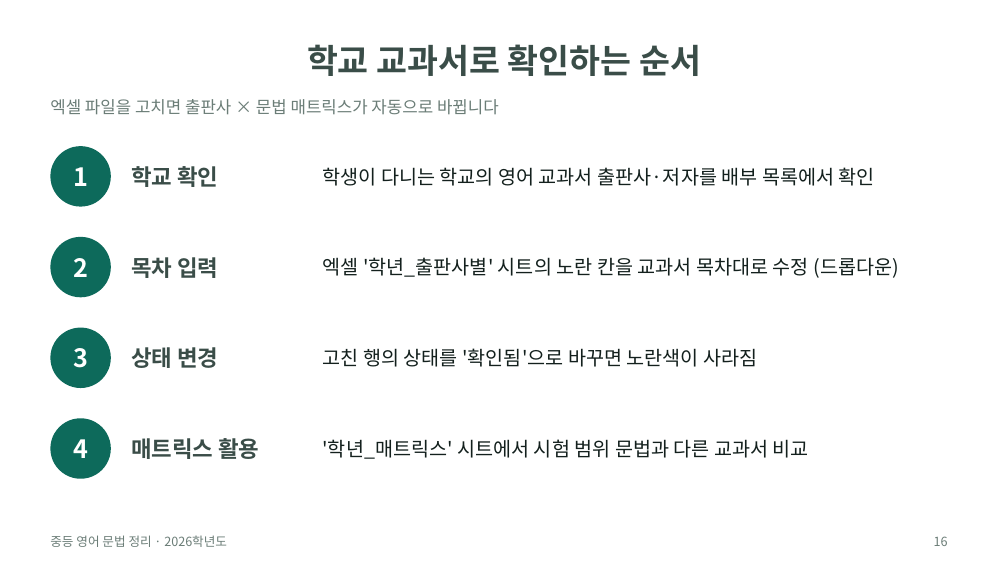
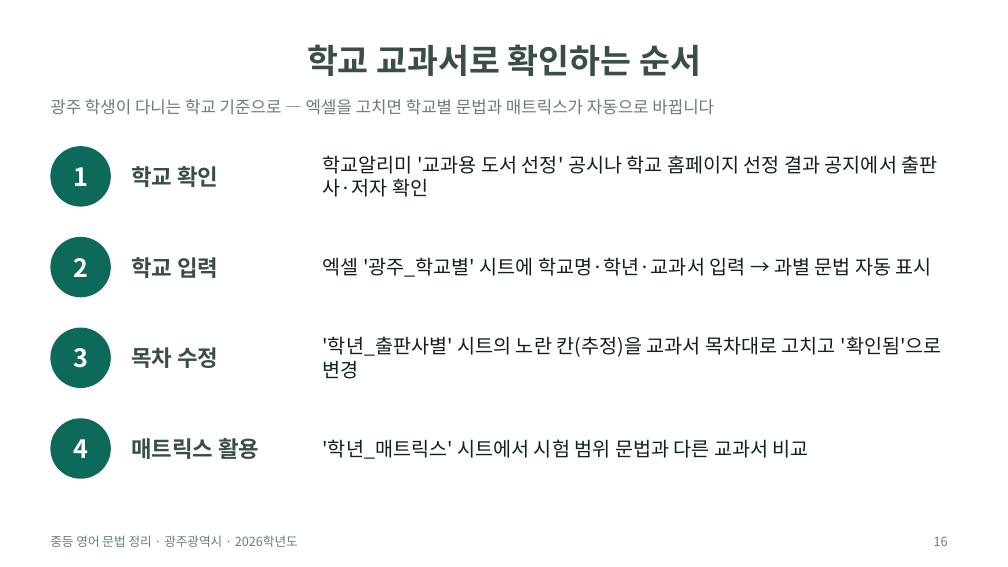
Before and after one commit to isaclina/izzie-English, a slide deck: slide 16 of output/중등_학년별_출판사별_문법정리.pptx. Drawn at 1008x567 pixels with LibreOffice and Linux fonts; fonts in the diff are those of the drawing. Boxes give left, top, right and bottom in pixels: in the first picture for what was removed or moved away, otherwise in the second. Text is boxed around its words. In the diff, an @@ line names an element or a change of style, - is before the commit and + after.

```diff
--- a/output/중등_학년별_출판사별_문법정리.pptx
+++ b/output/중등_학년별_출판사별_문법정리.pptx
@@ text at (50,99,714,115): text changed @@
-엑셀 파일을 고치면 출판사 × 문법 매트릭스가 자동으로 바뀝니다
+광주 학생이 다니는 학교 기준으로 — 엑셀을 고치면 학교별 문법과 매트릭스가 자동으로 바뀝니다
@@ text at (323,155,938,197): text changed @@
-학생이 다니는 학교의 영어 교과서 출판사·저자를 배부 목록에서 확인
+학교알리미 '교과용 도서 선정' 공시나 학교 홈페이지 선정 결과 공지에서 출판사·저자 확인
@@ text at (131,257,218,278): text changed @@
-목차 입력
+학교 입력
@@ text at (323,257,932,277): text changed @@
-엑셀 '학년_출판사별' 시트의 노란 칸을 교과서 목차대로 수정 (드롭다운)
+엑셀 '광주_학교별' 시트에 학교명·학년·교과서 입력 → 과별 문법 자동 표시
@@ text at (131,347,218,368): text changed @@
-상태 변경
+목차 수정
@@ text at (323,336,942,379): text changed @@
-고친 행의 상태를 '확인됨'으로 바꾸면 노란색이 사라짐
+'학년_출판사별' 시트의 노란 칸(추정)을 교과서 목차대로 고치고 '확인됨'으로 변경
@@ text at (50,535,298,547): text changed @@
-중등 영어 문법 정리 · 2026학년도
+중등 영어 문법 정리 · 광주광역시 · 2026학년도
```
Also in this commit, not shown: 15 other slides changed, 1 other file.
